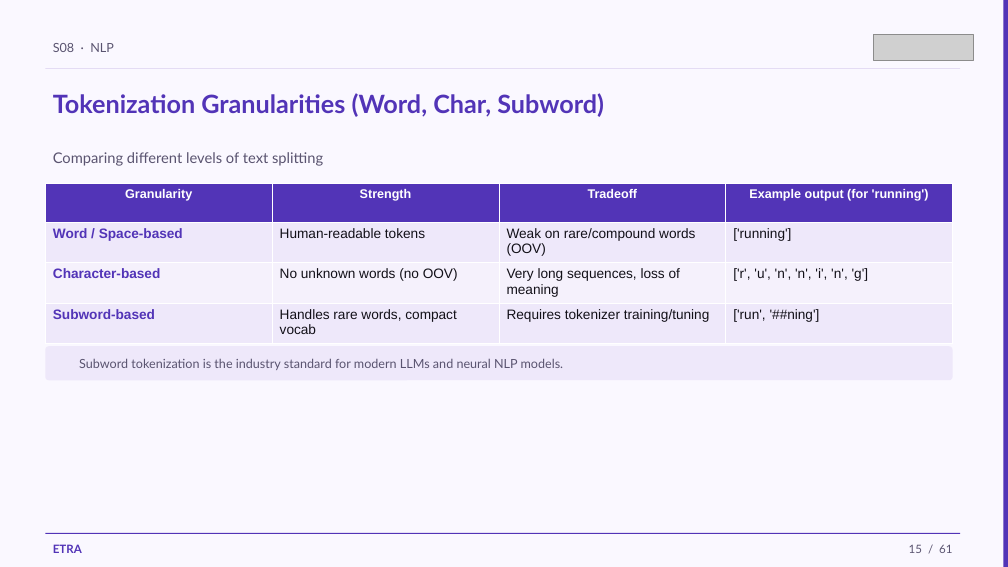
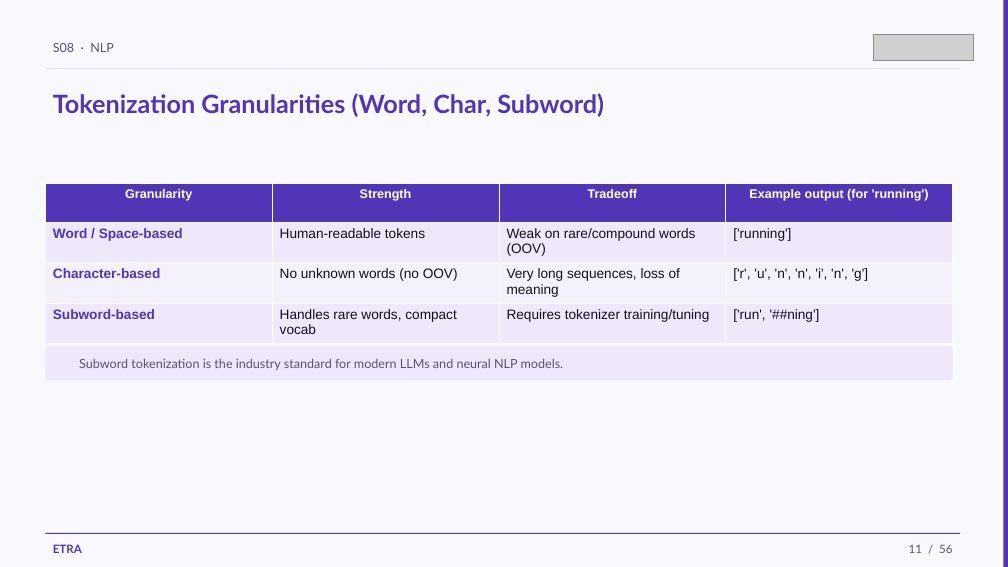
Before and after one commit to iksasa15/AI-ML, a slide deck: slide 11 of web-presentation/pdf-exports/Week3-Session1-NLP.pptx (slide 15 before the commit). Drawn at 1008x567 pixels with LibreOffice and Linux fonts; fonts in the diff are those of the drawing; grey boxes stand for pictures. Boxes give left, top, right and bottom in pixels: in the first picture for what was removed or moved away, otherwise in the second. Text is boxed around its words. In the diff, an @@ line names an element or a change of style, - is before the commit and + after.

```diff
--- a/web-presentation/pdf-exports/Week3-Session1-NLP.pptx
+++ b/web-presentation/pdf-exports/Week3-Session1-NLP.pptx
@@ text removed at <box>53,152,323,166</box> @@
-Comparing different levels of text splitting
@@ text at <box>909,544,952,553</box>: text changed @@
-15 / 61
+11 / 56
```
Also in this commit, not shown: 51 other slides changed, 3 slides added, 8 slides removed, 4 other files.
